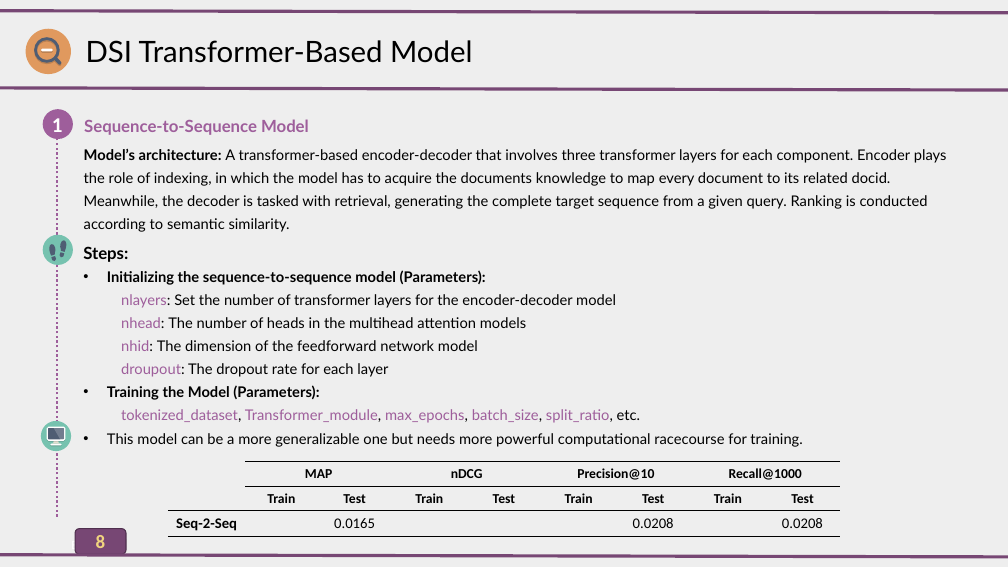
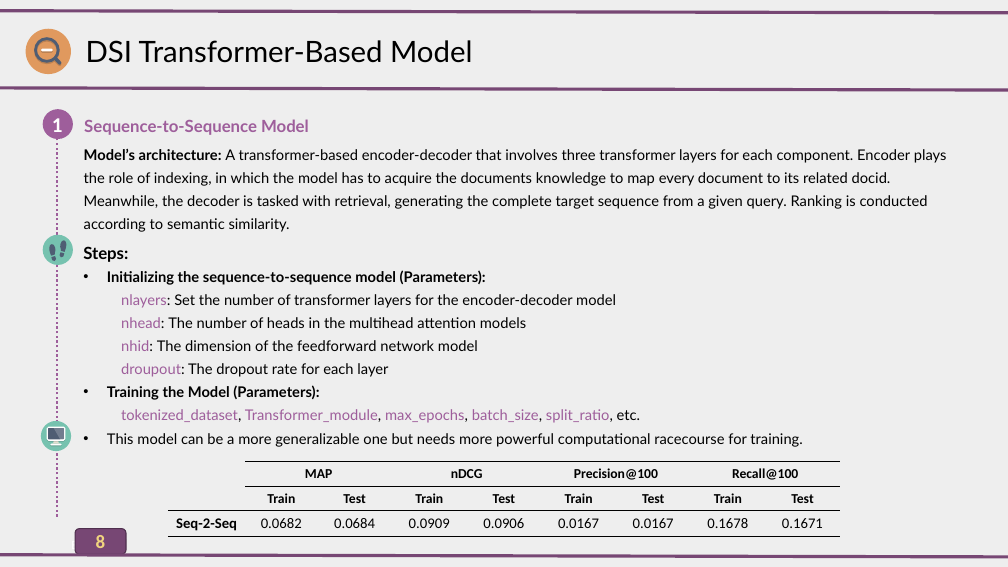
Before and after one commit to AlirezaAccelerates/IR_DSI_project, a slide deck: slide 8 of D/[P] Information Retrieval Project.pptx. Drawn at 1008x567 pixels with LibreOffice and Linux fonts; fonts in the diff are those of the drawing. Boxes give left, top, right and bottom in pixels: in the first picture for what was removed or moved away, otherwise in the second. Text is boxed around its words. In the diff, an @@ line names an element or a change of style, - is before the commit and + after.

```diff
--- a/D/[P] Information Retrieval Project.pptx
+++ b/D/[P] Information Retrieval Project.pptx
@@ table at box(168, 462, 841, 536) @@
-row 1, column 6: Precision@10
+row 1, column 6: Precision@100
-row 1, column 8: Recall@1000
+row 1, column 8: Recall@100
-row 3: Seq-2-Seq |  | 0.0165 |  |  |  | 0.0208 |  | 0.0208
+row 3: Seq-2-Seq | 0.0682 | 0.0684 | 0.0909 | 0.0906 | 0.0167 | 0.0167 | 0.1678 | 0.1671
```
Also in this commit, not shown: 4 other slides changed, 1 other file.
